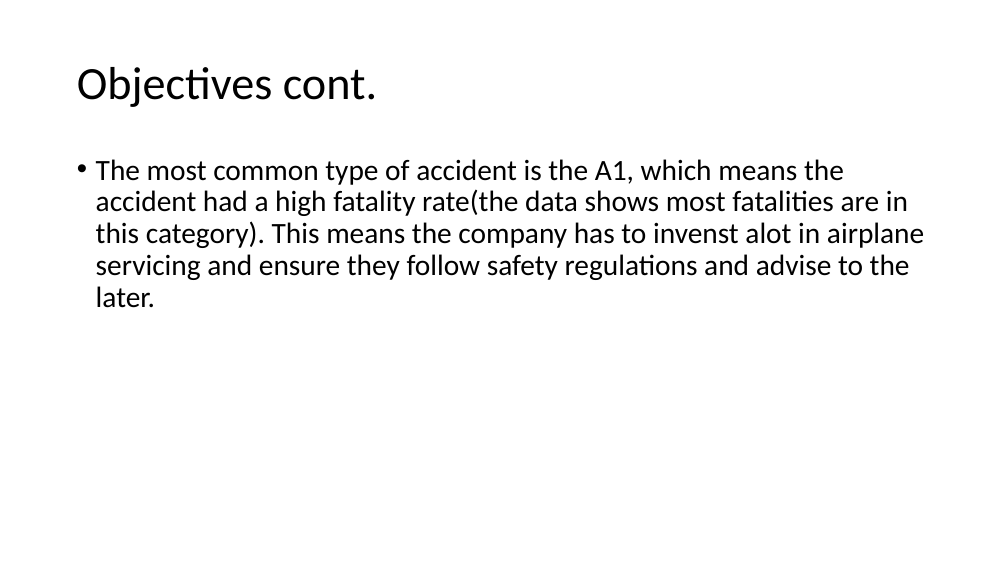
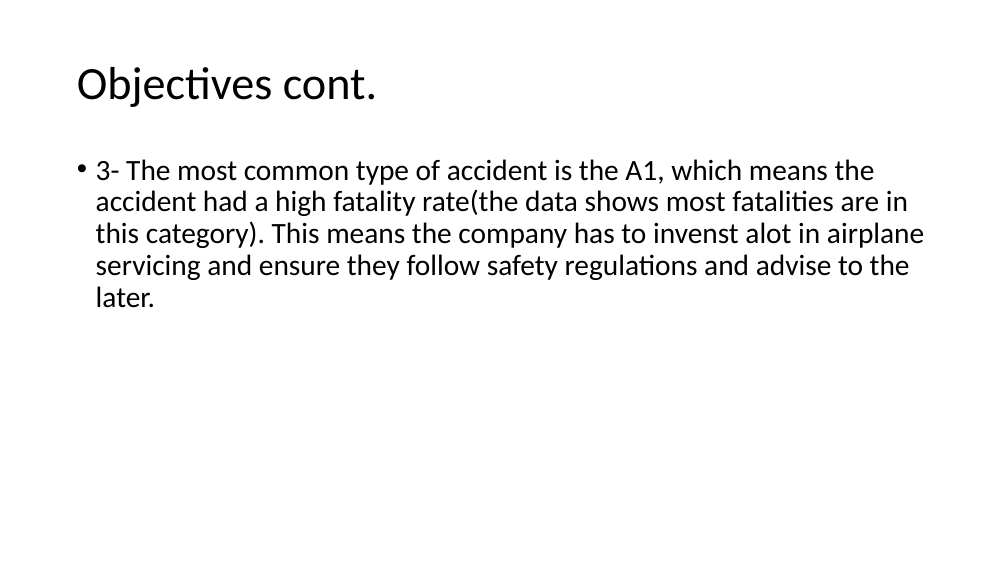
Before and after one commit to Benbellah-Owino/aviation_accidents_data_analysis, a slide deck: slide 6 of avi_accidents_presentation.pptx. Drawn at 1008x567 pixels with LibreOffice and Linux fonts; fonts in the diff are those of the drawing. Boxes give left, top, right and bottom in pixels: in the first picture for what was removed or moved away, otherwise in the second. Text is boxed around its words. In the diff, an @@ line names an element or a change of style, - is before the commit and + after.

```diff
--- a/avi_accidents_presentation.pptx
+++ b/avi_accidents_presentation.pptx
@@ text at [96,159,924,308]: text changed @@
-• The most common type of accident is the A1, which means the accident had a high fatality rate(the data shows most fatalities are in this category). This means the company has to invenst alot in airplane servicing and ensure they follow safety regulations and advise to the later.
+• 3- The most common type of accident is the A1, which means the accident had a high fatality rate(the data shows most fatalities are in this category). This means the company has to invenst alot in airplane servicing and ensure they follow safety regulations and advise to the later.
```
Also in this commit, not shown: 2 slides added, 2 slides removed, 4 other files.
